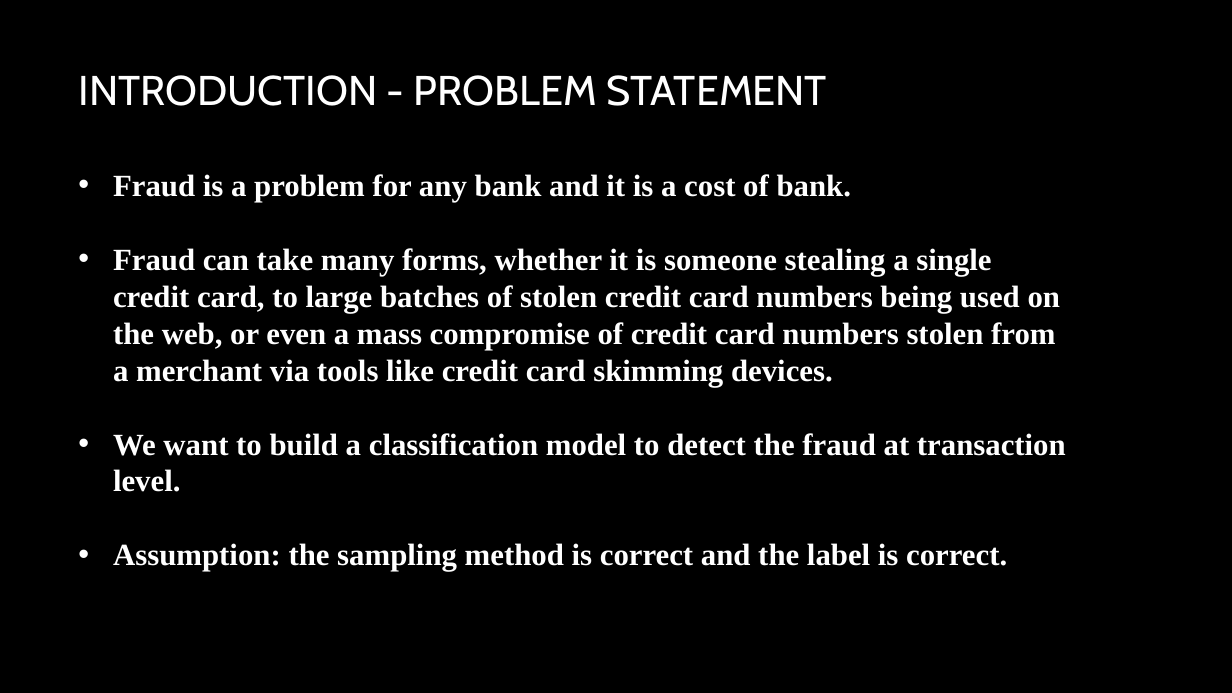
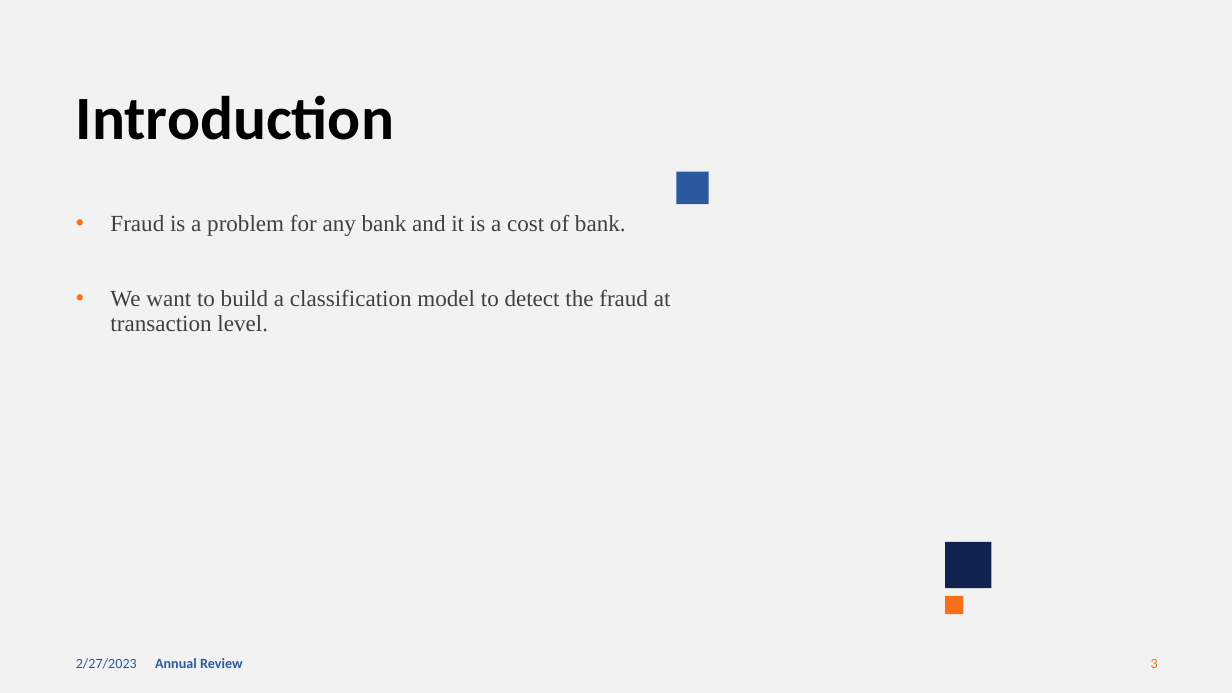
Before and after one commit to zhangjunzhe8868/Kaggle-FraudDetection, a slide deck: slide 3 of reports/Data Challenge – Fraud detection.pptx. Drawn at 1232x693 pixels with LibreOffice and Linux fonts; fonts in the diff are those of the drawing; background and template pictures are left out. Boxes give left, top, right and bottom in pixels: in the first picture for what was removed or moved away, otherwise in the second. Text is boxed around its words. In the diff, an @@ line names an element or a change of style, - is before the commit and + after.

```diff
--- a/reports/Data Challenge – Fraud detection.pptx
+++ b/reports/Data Challenge – Fraud detection.pptx
@@ background picture (left out) to #F2F2F2 @@
@@ title "Introduction" at [76, 95, 394, 140]: vertical alignment middle to top @@
@@ title at [76, 95, 394, 140]: text changed; size 32.4 to 48 pt; font Cabin to Calibri; text colour #FFFFFF to #000000; bold on @@
-INTRODUCTION - PROBLEM STATEMENT
+Introduction
@@ text removed at [113, 174, 1066, 571] @@
-• Fraud is a problem for any bank and it is a cost of bank.
-• Fraud can take many forms, whether it is someone stealing a single credit card, to large batches of stolen credit card numbers being used on the web, or even a mass compromise of credit card numbers stolen from a merchant via tools like credit card skimming devices.
-• We want to build a classification model to detect the fraud at transaction level.
-• Assumption: the sampling method is correct and the label is correct.
@@ rectangle added at [677, 172, 709, 204], fill #2C599D @@
@@ text added at [110, 215, 671, 332], 18 pt, text #404040 @@
+• Fraud is a problem for any bank and it is a cost of bank.
+• We want to build a classification model to detect the fraud at transaction level.
@@ rectangle added at [945, 543, 992, 589], fill #11224E @@
@@ rectangle added at [945, 596, 964, 615], fill #FA6F1A @@
@@ text added at [76, 658, 137, 669], 11 pt, text #2C599D @@
+2/27/2023
@@ text added at [155, 658, 243, 668], 11 pt, text #2C599D, bold @@
+Annual Review
@@ page number added at [1151, 659, 1158, 668], 11 pt, text #FA6F1A @@
+3
```
Also in this commit, not shown: 5 other slides changed, 3 slides added, 6 slides removed, 2 other files.
